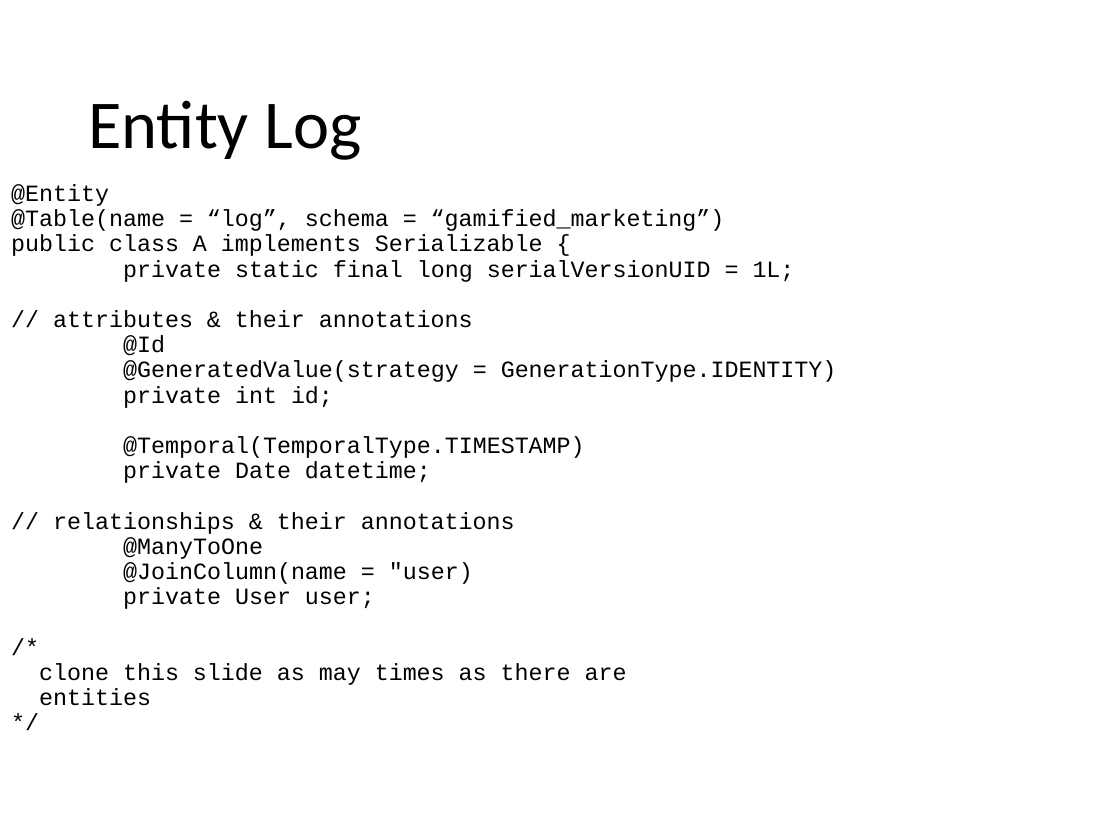
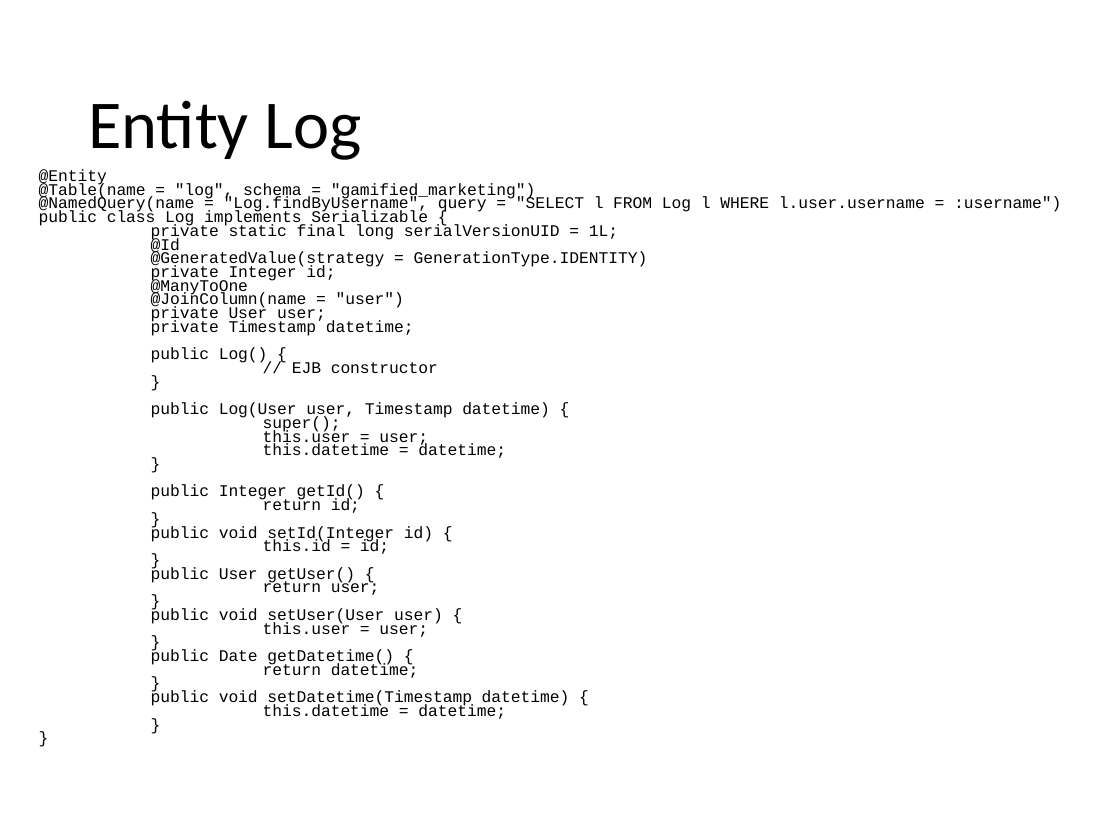
Before and after one commit to Danielededo/Gamified-marketing-application-DB2, a slide deck: slide 15 of Documentation/Presentation.pptx (slide 13 before the commit). Drawn at 1120x840 pixels with LibreOffice and Linux fonts; fonts in the diff are those of the drawing. Boxes give left, top, right and bottom in pixels: in the first picture for what was removed or moved away, otherwise in the second. Text is boxed around its words. In the diff, an @@ line names an element or a change of style, - is before the commit and + after.

```diff
--- a/Documentation/Presentation.pptx
+++ b/Documentation/Presentation.pptx
@@ text "@Entity": place and size @@
-text "@Entity" at [11, 184, 837, 706]
+text "@Entity" at [39, 169, 1061, 719]
@@ text at [39, 169, 648, 323]: size 15 to 10.5 pt in "@Entity", "private static final long serialVersionUID = 1L;", "@Id", "@GeneratedValue(strategy = GenerationType.IDENTITY)" and 2 more places; line spacing 0.9 to 0.7 @@
@@ text at [39, 183, 1061, 227]: text changed; size 15 to 10.5 pt @@
-@Table(name = “log”, schema = “gamified_marketing”)
-public class A implements Serializable {
+@Table(name = "log", schema = "gamified_marketing")
+@NamedQuery(name = "Log.findByUsername", query = "SELECT l FROM Log l WHERE l.user.username = :username")
+public class Log implements Serializable {
@@ text at [151, 265, 335, 282]: text changed; size 15 to 10.5 pt @@
-private int id;
-@Temporal(TemporalType.TIMESTAMP)
-private Date datetime;
-// relationships & their annotations
+private Integer id;
@@ text at [151, 292, 404, 309]: text changed; size 15 to 10.5 pt @@
-@JoinColumn(name = "user)
+@JoinColumn(name = "user")
@@ text at [53, 310, 473, 328]: paragraph removed @@
-// attributes & their annotations
@@ text at [151, 320, 570, 719]: text changed; size 15 to 10.5 pt @@
-/*
-clone this slide as may times as there are
-entities
-*/
+private Timestamp datetime;
+public Log() {
+// EJB constructor
+}
+public Log(User user, Timestamp datetime) {
+super();
+this.user = user;
+this.datetime = datetime;
+}
+public Integer getId() {
+return id;
+}
+public void setId(Integer id) {
+this.id = id;
+}
+public User getUser() {
+return user;
+}
+public void setUser(User user) {
+this.user = user;
+}
+public Date getDatetime() {
+return datetime;
+}
+public void setDatetime(Timestamp datetime) {
+this.datetime = datetime;
+}
+}
```
Also in this commit, not shown: 13 other slides changed, 12 slides added, 4 slides removed.
